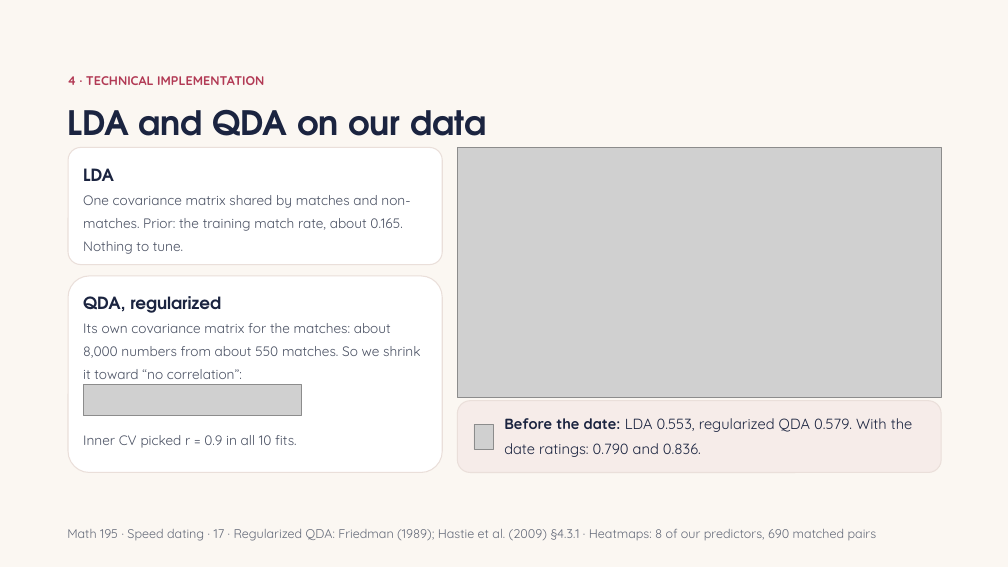
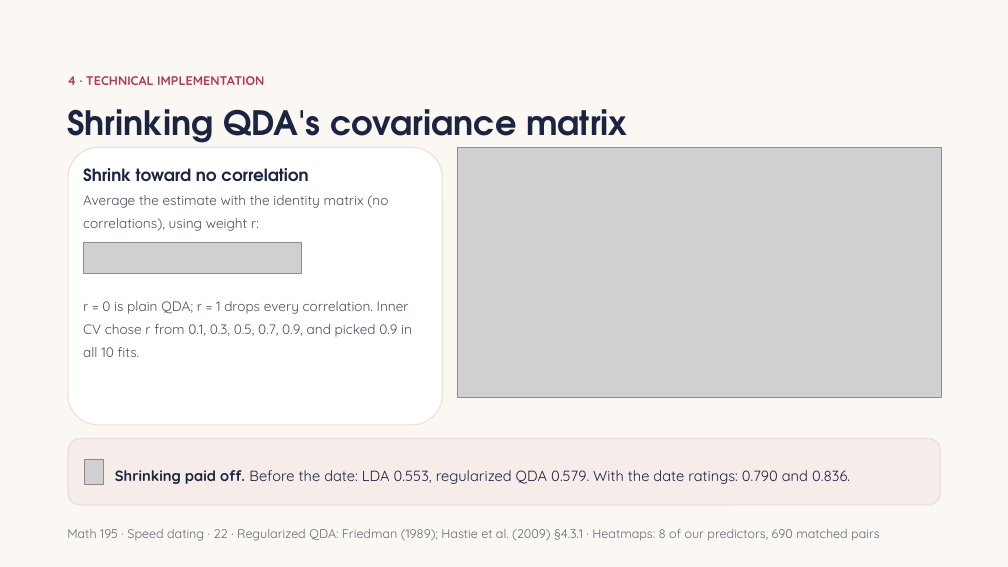
Before and after one commit to Abraham-y/math195-speed-dating, a slide deck: slide 22 of results/report_impl_slides_full.pptx (slide 17 before the commit). Drawn at 1008x567 pixels with LibreOffice and Linux fonts; fonts in the diff are those of the drawing; grey boxes stand for pictures. Boxes give left, top, right and bottom in pixels: in the first picture for what was removed or moved away, otherwise in the second. Text is boxed around its words. In the diff, an @@ line names an element or a change of style, - is before the commit and + after.

```diff
--- a/results/report_impl_slides_full.pptx
+++ b/results/report_impl_slides_full.pptx
@@ text at box(67, 109, 627, 150): text changed @@
-LDA and QDA on our data
+Shrinking QDA's covariance matrix
@@ rounded rectangle: place and size @@
-rounded rectangle at box(68, 276, 442, 473)
+rounded rectangle at box(68, 147, 442, 425)
@@ rounded rectangle removed at box(68, 147, 442, 265) @@
@@ text at box(83, 168, 308, 182): text changed @@
-LDA
+Shrink toward no correlation
@@ text removed at box(83, 195, 410, 254) @@
-One covariance matrix shared by matches and non-matches. Prior: the training match rate, about 0.165. Nothing to tune.
@@ text added at box(83, 195, 388, 231), 13 pt, text #4A5163 @@
+Average the estimate with the identity matrix (no correlations), using weight r:
@@ picture: place and size @@
-picture at box(83, 384, 301, 416)
+picture at box(83, 242, 301, 274)
@@ text removed at box(83, 296, 221, 313) @@
-QDA, regularized
@@ text removed at box(83, 323, 421, 379) @@
-Its own covariance matrix for the matches: about 8,000 numbers from about 550 matches. So we shrink it toward “no correlation”:
@@ text added at box(83, 301, 412, 357), 13 pt, text #4A5163 @@
+r = 0 is plain QDA; r = 1 drops every correlation. Inner CV chose r from 0.1, 0.3, 0.5, 0.7, 0.9, and picked 0.9 in all 10 fits.
@@ rounded rectangle: place and size @@
-rounded rectangle at box(457, 401, 941, 473)
+rounded rectangle at box(68, 439, 941, 505)
@@ text removed at box(83, 435, 296, 448) @@
-Inner CV picked r = 0.9 in all 10 fits.
@@ text "Shrinking paid off. Before the ..." at box(115, 470, 850, 484): vertical alignment top to middle @@
@@ picture: place and size @@
-picture at box(474, 424, 493, 449)
+picture at box(85, 460, 104, 485)
@@ text at box(115, 470, 850, 484): text changed @@
-Before the date: LDA 0.553, regularized QDA 0.579. With the date ratings: 0.790 and 0.836.
+Shrinking paid off. Before the date: LDA 0.553, regularized QDA 0.579. With the date ratings: 0.790 and 0.836.
@@ text at box(67, 529, 880, 541): text changed @@
-Math 195 · Speed dating · 17 · Regularized QDA: Friedman (1989); Hastie et al. (2009) §4.3.1 · Heatmaps: 8 of our predictors, 690 matched pairs
+Math 195 · Speed dating · 22 · Regularized QDA: Friedman (1989); Hastie et al. (2009) §4.3.1 · Heatmaps: 8 of our predictors, 690 matched pairs
```
Also in this commit, not shown: 24 other slides changed, 6 slides added, 6 other files.
